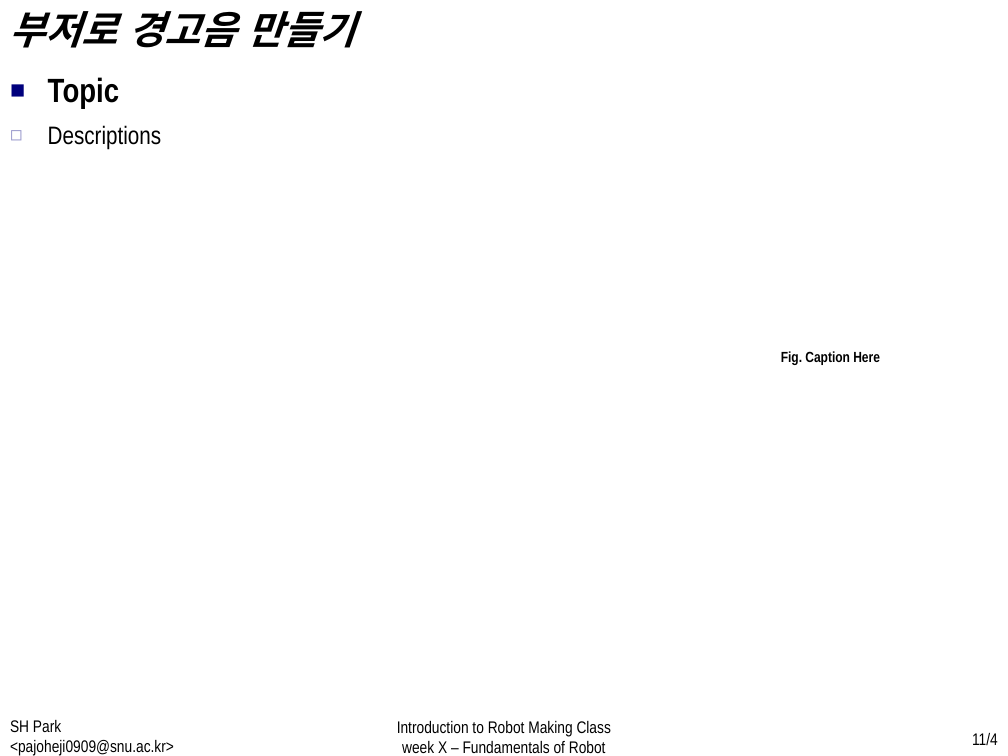
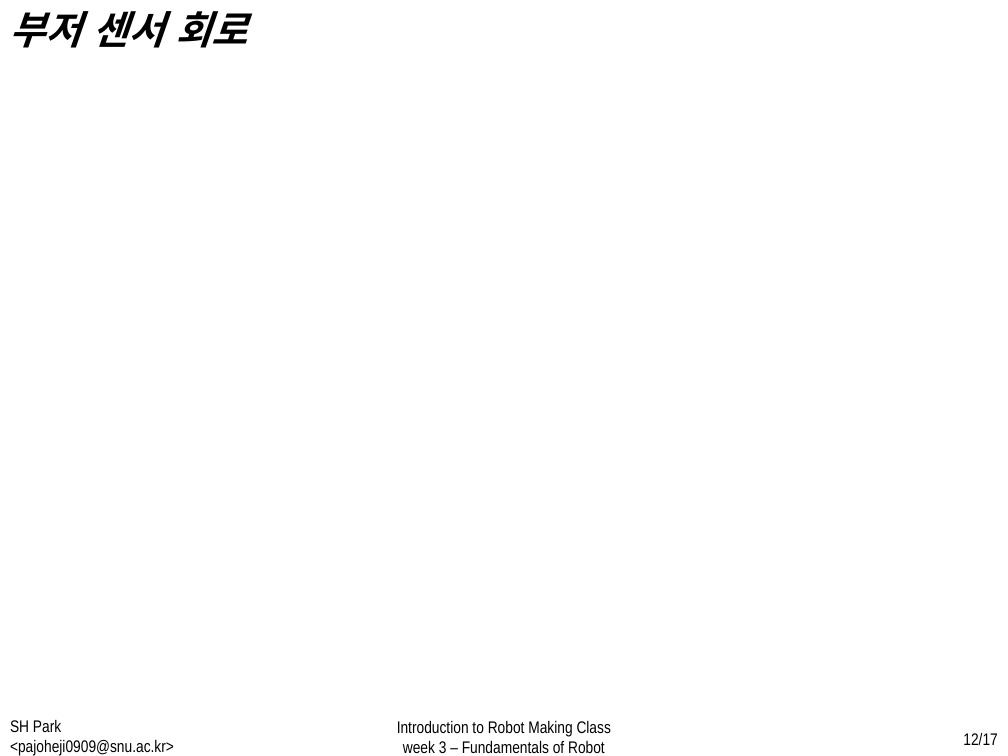
Before and after one commit to WhenTheyCry96/RobotTutorial, a slide deck: slide 12 of PPT/week3.pptx (slide 11 before the commit). Drawn at 1008x756 pixels with LibreOffice and Linux fonts; fonts in the diff are those of the drawing. Boxes give left, top, right and bottom in pixels: in the first picture for what was removed or moved away, otherwise in the second. Text is boxed around its words. In the diff, an @@ line names an element or a change of style, - is before the commit and + after.

Commit message:
week3 add features

```diff
--- a/PPT/week3.pptx
+++ b/PPT/week3.pptx
@@ text at [10,11,248,48]: text changed @@
-부저로 경고음 만들기
+부저 센서 회로
@@ text removed at [48,77,119,109] @@
-■ Topic
@@ text removed at [48,125,162,150] @@
-  ◻ Descriptions
@@ text removed at [781,351,880,365] @@
-Fig. Caption Here
@@ text at [403,741,605,753]: text changed @@
-week X – Fundamentals of Robot
+week 3 – Fundamentals of Robot
@@ page number at [963,733,997,745]: text changed @@
-11/4
+12/17
```
Also in this commit, not shown: 13 other slides changed, 3 slides added, 9 other files.
